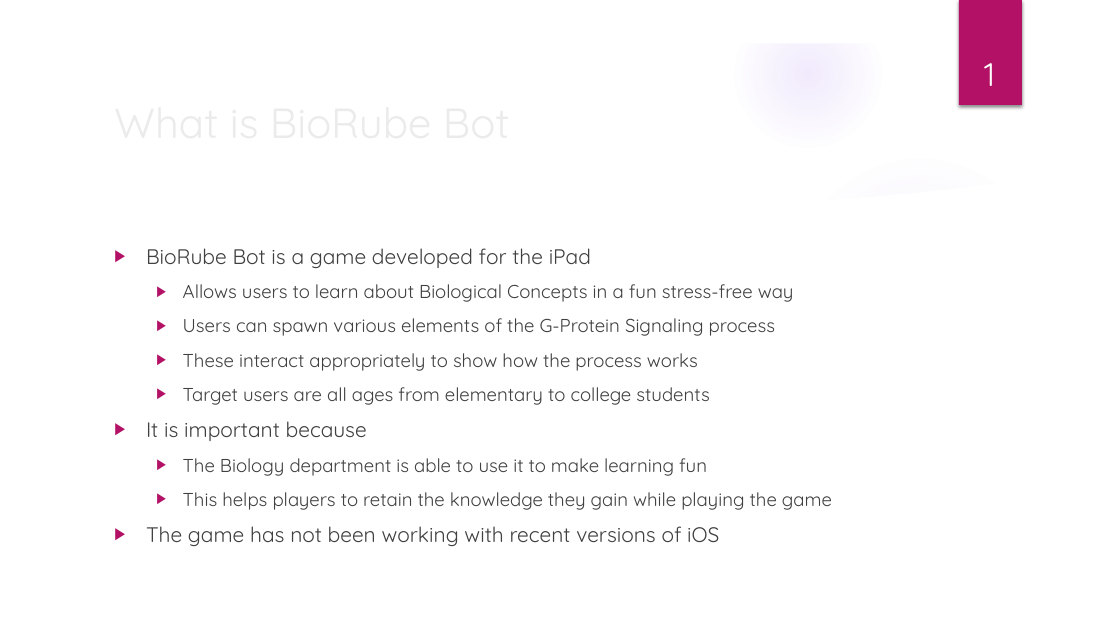
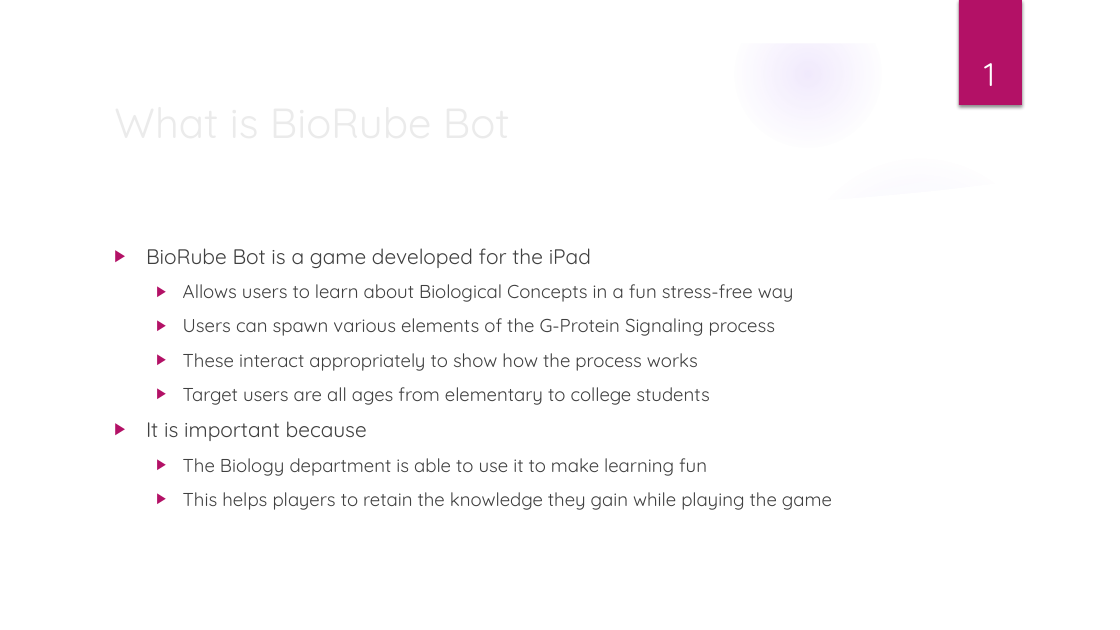
Before and after one commit to BioRubeBotProject/biorubebot-dev, a slide deck: slide 2 of Documents/Fall2021/BioRube_FinalPresentation.pptx. Drawn at 1120x630 pixels with LibreOffice and Linux fonts; fonts in the diff are those of the drawing; background and template pictures are left out. Boxes give left, top, right and bottom in pixels: in the first picture for what was removed or moved away, otherwise in the second. Text is boxed around its words. In the diff, an @@ line names an element or a change of style, - is before the commit and + after.

```diff
--- a/Documents/Fall2021/BioRube_FinalPresentation.pptx
+++ b/Documents/Fall2021/BioRube_FinalPresentation.pptx
@@ text at <box>146,526,719,546</box>: paragraph removed @@
-▶ The game has not been working with recent versions of iOS
```
Also in this commit, not shown: 3 other slides changed.
